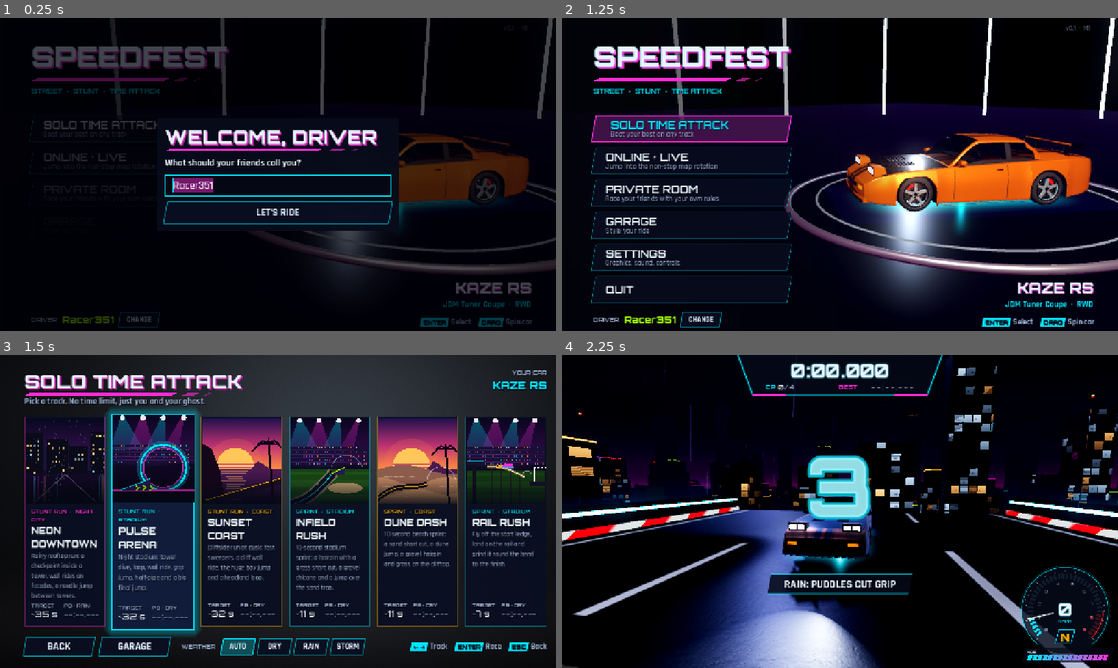
Above: before the commit, frames 1-4 (two rows, left to right).
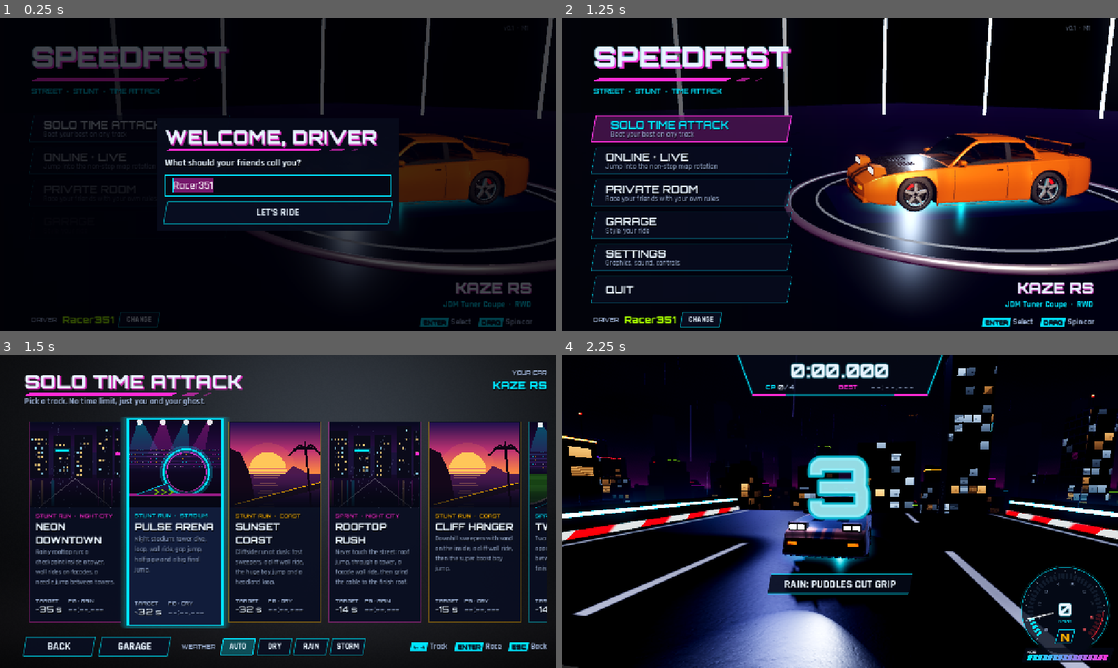
Above: after the commit, the same moments.

Repository: khanhonthetrack/speedfest
Game: Godot game, scene res://ui/main_menu.tscn
Same seed, same stepped clock (60 frames per second), same inputs: the game is played once before the commit and once after it.
Inputs (mouse positions are in pixels of both pictures, inside the frame that each line leads up to):
- Up to frame 1 (0.25 s): no input
- Up to frame 2 (1.25 s): tap Enter at 0.5 s; move the mouse to (962, 158) at 0.52 s; hold D (steer_right) from 0.53 s (still down); hold C (camera_cycle) from 0.53 s (still down); click (962, 158) at 0.67 s
- Up to frame 3 (1.5 s): release D (steer_right) at 1.25 s; release C (camera_cycle) at 1.25 s; click (127, 464) at 1.25 s
- Up to frame 4 (2.25 s): click (628, 520) at 2.02 s

Frames 1-2 are identical in both runs. In frame 3, 34% of the frame differs, in the area x 4-99%, y 17-90%; in frame 4, nothing differs.

Commit message:
tracks: four new 10-30 s maps (Rooftop Rush, Cliff Hanger, Twister, Pipe Dream), side boost pads, track select carousel, LIVE playlist with all 10 tracks
Co-Authored-By: Claude Opus 5.5 <noreply@anthropic.com>

Diff:
--- a/game/tests/tracks/test_tracks.gd
+++ b/game/tests/tracks/test_tracks.gd
@@ -14,6 +14,11 @@
 	"dunes": {"len": [300.0, 700.0], "cps": [1, 3]},
 	# start-ledge jump onto a grind rail (session 5)
 	"rails": {"len": [200.0, 500.0], "cps": [1, 2]},
+	# 10-30 s maps, one idea each (session 6)
+	"rooftop": {"len": [600.0, 1200.0], "cps": [2, 3]},
+	"cliff": {"len": [600.0, 1200.0], "cps": [2, 3]},
+	"twister": {"len": [500.0, 1000.0], "cps": [2, 3]},
+	"pipes": {"len": [600.0, 1200.0], "cps": [2, 3]},
 }
 
 var hits: Array = []
--- /dev/null
+++ b/game/tracks/defs/cliff.gd
@@ -0,0 +1,58 @@
+extends RefCounted
+## Cliff Hanger: a ~18 s downhill run on the sunset coast (owner, session 6: "more maps ... between
+## 10 and 30 s ... keep it fun, and clever").
+##  1. two downhill sweepers with SAND on the inside half: clip the sand for the short line and
+##     bog down, or stay wide on the asphalt.
+##  2. a wall ride along the cliff face above the sea.
+##  3. red super boost into the bay jump: the finish arch stands on the far headland. Not enough
+##     speed and you drop short into the water.
+## Rain: water on the outside (asphalt) lines of both sweepers; storm floods the boost run-up.
+
+
+func layout() -> Dictionary:
+	return {
+		"width": 18.0,
+		"circuit": false,
+		"platform": true,
+		"start_pos": Vector3(0, 46, 0),
+		"start_yaw": 0.0,
+		"walls": "both",
+		"wall_style": "neon",
+		"road_style": "guardrail",
+		"edge_neon": "orange",
+		"ground": "terrain",
+		"ground_y": 0.0,
+		"terrain_clearance": 14.0,
+		"lift_banks": false,
+		"kill_below": 7.0,
+		"wet": false,
+		"segments": [
+			{"s": 12}, {"start": true}, {"s": 20},
+			{"boost": 12}, {"s": 40, "w": 22.0},
+			# 1. downhill sweepers, sand on the inside half
+			{"walls": "both"},
+			{"surface": "sand", "len": 90.0, "x0": -11.0, "x1": -3.0, "at": 0.0},
+			{"puddle": 22, "w": 6.0, "x": 6.0, "at": 30.0},
+			{"t": -55, "r": 90, "bank": 14, "dy": -6.0, "w": 22.0},
+			{"surface": "sand", "len": 95.0, "x0": 3.0, "x1": 11.0, "at": 0.0},
+			{"puddle": 22, "w": 6.0, "x": -6.0, "at": 32.0},
+			{"t": 60, "r": 90, "bank": 14, "dy": -6.0, "w": 22.0},
+			{"s": 15, "w": 18.0},
+			{"walls": "both"},
+			{"cp": true},
+			{"s": 30},
+			# 2. cliff wall ride (right-hand)
+			{"walls": "both"},
+			{"wallride": 100, "r": 70, "roll": 62, "ramp": 90.0},
+			{"s": 35},
+			{"walls": "both"},
+			{"cp": true},
+			# 3. super boost into the bay jump, finish arch on the landing
+			{"puddle": 12, "w": 14.0, "x": 0.0, "at": 4.0, "storm": true},
+			{"boost": 12, "super": true},
+			{"s": 55, "w": 22.0},
+			{"walls": "both"},
+			{"jump": {"ramp": 40.0, "h": 4.5, "gap": 34.0, "land": 60.0, "drop": 6.0, "end_dy": -8.0, "finish": true}, "w": 30.0},
+			{"s": 60},
+		],
+	}
--- /dev/null
+++ b/game/tracks/defs/pipes.gd
@@ -0,0 +1,62 @@
+extends RefCounted
+## Pipe Dream: a ~16 s stadium flow run through three banked half-pipe 180s that swap direction
+## (owner, session 6: "more maps ... between 10 and 30 s ... keep it fun, and clever").
+## The trick in every pipe: the low (inside) line is short but paved with gravel; the high line up
+## the bank is clean asphalt and keeps your speed, and the side turbo pad on each exit sits on the
+## high side. Low and slidey or high and fast: pick per pipe. Ends with a jump through the finish.
+## Rain: water pools at the bottom of each pipe (the inside line gets even worse); storm adds one
+## on the last exit.
+
+
+func layout() -> Dictionary:
+	return {
+		"width": 22.0,
+		"circuit": false,
+		"platform": true,
+		"start_pos": Vector3(0, 18, 0),
+		"start_yaw": 0.0,
+		"walls": "both",
+		"wall_style": "neon",
+		"road_style": "neon",
+		"edge_neon": "cyan",
+		"ground": "arena",
+		"ground_y": 0.0,
+		"ground_collision": false,
+		"lift_banks": false,
+		"kill_below": 6.0,
+		"wet": false,
+		"segments": [
+			{"s": 12}, {"start": true}, {"s": 20},
+			{"boost": 12}, {"s": 50},
+			{"walls": "both"},
+			# pipe 1: right-hand 180, inside (right) third gravel; exit pad on the high (left) side
+			{"surface": "gravel", "len": 130.0, "x0": 4.0, "x1": 11.0, "at": 0.0},
+			{"puddle": 40, "w": 5.0, "x": 8.0, "at": 45.0},
+			{"t": 180, "r": 40, "bank": 32},
+			{"s": 12},
+			{"boost": 10, "x": -5.0, "pw": 8.0},
+			{"s": 25},
+			{"cp": true},
+			{"s": 20},
+			# pipe 2: left-hand 180, inside (left) third gravel; exit pad on the high (right) side
+			{"surface": "gravel", "len": 130.0, "x0": -11.0, "x1": -4.0, "at": 0.0},
+			{"puddle": 40, "w": 5.0, "x": -8.0, "at": 45.0},
+			{"t": -180, "r": 40, "bank": 32},
+			{"s": 12},
+			{"boost": 10, "x": 5.0, "pw": 8.0},
+			{"s": 25},
+			{"cp": true},
+			{"s": 20},
+			# pipe 3: right-hand 180 again, tighter
+			{"surface": "gravel", "len": 115.0, "x0": 4.0, "x1": 11.0, "at": 0.0},
+			{"puddle": 36, "w": 5.0, "x": 8.0, "at": 40.0},
+			{"t": 180, "r": 36, "bank": 34},
+			{"s": 12},
+			{"boost": 10, "x": -5.0, "pw": 8.0},
+			{"puddle": 14, "w": 10.0, "x": 3.0, "at": 2.0, "storm": true},
+			{"s": 45, "w": 24.0},
+			{"walls": "both"},
+			{"jump": {"ramp": 36.0, "h": 4.0, "gap": 22.0, "land": 55.0, "drop": 2.0, "end_dy": -2.0, "finish": true}, "w": 28.0},
+			{"s": 50},
+		],
+	}
--- /dev/null
+++ b/game/tracks/defs/rooftop.gd
@@ -0,0 +1,64 @@
+extends RefCounted
+## Rooftop Rush: a ~18 s rooftop sprint in the neon city (owner, session 6: "more maps ... between
+## 10 and 30 s ... keep it fun, and clever"). Never touch the street:
+##  1. helipad start -> turbo -> drop jump onto the next roof.
+##  2. straight THROUGH a tower (checkpoint inside), out into a left wall ride along a facade.
+##  3. the cable: the last roof ends in an open ledge with a grind rail strung across to the finish
+##     tower. Leave the ledge straight (the deck narrows to line you up), land on the cable, ride it
+##     down and hop off onto the finish roof. Miss it and you fall to the street.
+## Rain (default): a pool on the landing roof and puddles on both sides of the run-up to the cable.
+
+
+func layout() -> Dictionary:
+	return {
+		"width": 18.0,
+		"circuit": false,
+		"platform": true,
+		"start_pos": Vector3(0, 62, 0),
+		"start_yaw": 0.0,
+		"walls": "both",
+		"wall_style": "neon",
+		"road_style": "concrete",
+		"edge_neon": "magenta",
+		"ground": "none",
+		"ground_y": 0.0,
+		"lift_banks": false,
+		"kill_below": 7.0,
+		"wet": true,
+		"segments": [
+			# 1. helipad roof, turbo, drop jump onto the next roof
+			{"building": "roof", "len": 90.0, "at": 0.0, "margin": 7.0},
+			{"s": 12}, {"start": true}, {"s": 20},
+			{"boost": 12}, {"s": 45, "w": 22.0},
+			{"building": "roof", "len": 36.0, "at": 0.0, "margin": 5.0},
+			{"building": "roof", "len": 90.0, "at": 84.0, "margin": 6.0},
+			{"jump": {"ramp": 36.0, "h": 3.0, "gap": 26.0, "land": 60.0, "drop": 4.0, "end_dy": -6.0, "check_kmh": 200.0}, "w": 24.0},
+			{"puddle": 14, "w": 8.0, "x": 4.5, "at": 2.0},
+			{"s": 20, "w": 18.0},
+			# 2. through the tower (checkpoint inside), then a left wall ride along a facade
+			{"building": "through", "len": 50.0, "at": 0.0, "sign": "SKYLINE", "margin": 12.0, "height": 46.0},
+			{"s": 25},
+			{"cp": true},
+			{"s": 25},
+			{"s": 20},
+			{"walls": "both"},
+			{"building": "facade", "side": "right", "len": 135.0, "at": 0.0, "gap": 1.4, "height": 28.0},
+			{"wallride": -110, "r": 66, "roll": 62, "ramp": 85.0},
+			{"s": 30},
+			{"walls": "both"},
+			{"cp": true},
+			# 3. the cable: last roof, open ledge, grind rail across to the finish tower
+			{"building": "roof", "len": 92.0, "at": 0.0, "margin": 5.0},
+			{"puddle": 14, "w": 4.5, "x": -4.5, "at": 30.0},
+			{"puddle": 12, "w": 4.0, "x": 4.0, "at": 52.0},
+			{"s": 55},
+			{"s": 30, "w": 12.0},
+			{"s": 7, "dy": -1.0, "nodeck": true},
+			{"s": 55, "dy": -3.0, "rail": true},
+			{"s": 12, "dy": -1.4, "nodeck": true},
+			{"building": "roof", "len": 80.0, "at": 0.0, "margin": 6.0},
+			{"s": 6, "w": 18.0},
+			{"finish": true},
+			{"s": 60},
+		],
+	}
--- /dev/null
+++ b/game/tracks/defs/twister.gd
@@ -0,0 +1,58 @@
+extends RefCounted
+## Twister: a ~14 s stadium sprint built around two loops that twist opposite ways (owner, session 6:
+## "more maps ... between 10 and 30 s ... keep it fun, and clever").
+##  1. turbo into a banked right 90 whose inside half is grass: cut it (less grip, a little drag)
+##     or stay on the asphalt.
+##  2. the twister: a loop that drifts right, a short breather, then a loop that drifts left. Too
+##     slow and you fall out of the first. Between them a small turbo pad sits on the LEFT half only:
+##     line up for it on the loop exit and you carry extra speed through the second loop and the jump.
+##  3. out of the second loop straight onto a kicker: jump through the finish arch.
+## Rain: a pool on the outside of the banked 90 (the grass cut is the safer call) and between the
+## loops; storm floods the run-out before the kicker.
+
+
+func layout() -> Dictionary:
+	return {
+		"width": 18.0,
+		"circuit": false,
+		"platform": true,
+		"start_pos": Vector3(0, 22, 0),
+		"start_yaw": 0.0,
+		"walls": "both",
+		"wall_style": "neon",
+		"road_style": "neon",
+		"edge_neon": "magenta",
+		"ground": "arena",
+		"ground_y": 0.0,
+		"ground_collision": false,
+		"lift_banks": false,
+		"kill_below": 6.0,
+		"wet": false,
+		"segments": [
+			{"s": 12}, {"start": true}, {"s": 20},
+			{"boost": 12}, {"s": 45, "w": 26.0},
+			# 1. banked right 90: grass inside (right) half
+			{"surface": "grass", "len": 75.0, "x0": 2.0, "x1": 13.0, "at": 0.0},
+			{"puddle": 16, "w": 7.0, "x": -8.0, "at": 22.0},
+			{"t": 90, "r": 45, "bank": 24, "w": 26.0},
+			{"s": 25, "w": 18.0},
+			{"cp": true},
+			{"s": 20},
+			{"boost": 12},
+			{"s": 45, "w": 16.0},
+			# 2. the twister: right-drifting loop, breather, left-drifting loop
+			{"loop": 19.0, "shift": 16.0},
+			{"s": 14, "w": 18.0},
+			{"puddle": 12, "w": 7.0, "x": 4.0, "at": 2.0},
+			{"boost": 8, "x": -4.5, "pw": 6.0},
+			{"s": 26, "w": 16.0},
+			{"loop": 19.0, "shift": -16.0},
+			{"s": 30, "w": 20.0},
+			{"cp": true},
+			{"puddle": 12, "w": 12.0, "x": 0.0, "at": 6.0, "storm": true},
+			{"s": 25, "w": 22.0},
+			# 3. kicker through the finish arch
+			{"jump": {"ramp": 34.0, "h": 4.0, "gap": 22.0, "land": 55.0, "drop": 2.0, "end_dy": -2.0, "finish": true}, "w": 26.0},
+			{"s": 50},
+		],
+	}
--- a/game/tracks/track.gd
+++ b/game/tracks/track.gd
@@ -371,13 +371,16 @@
 		var len: float = b["len"]
 		var mid := path.sample_transform(d0 + len * 0.5)
 		var pw := minf(path.width_at(d0) - 4.0, 9.0)
+		if float(b.get("pw", 0.0)) > 0.0:
+			pw = float(b["pw"])
+		var px := float(b.get("x", 0.0))   # side pads: a line choice (session 6)
 		var acc := TrackBuilder.Acc.new()
 		var ds := TrackBuilder.ring_ds(d0, d0 + len, 1.0)
 		var frames: Array[Transform3D] = []
 		var prof: Array = []
 		for dd in ds:
 			var f := path.sample_transform(dd)
-			frames.append(Transform3D(f.basis, f.origin + f.basis.y * 0.03))
+			frames.append(Transform3D(f.basis, f.origin + f.basis.y * 0.03 + f.basis.x * px))
 			prof.append(PackedVector2Array([Vector2(-pw * 0.5, 0), Vector2(pw * 0.5, 0)]))
 		var dsl := PackedFloat32Array()
 		for dd in ds:
@@ -400,7 +403,7 @@
 		area.collision_layer = TrackBuilder.LAYER_TRIGGER
 		area.collision_mask = TrackBuilder.MASK_CAR
 		area.monitorable = false
-		area.transform = mid
+		area.transform = Transform3D(mid.basis, mid.origin + mid.basis.x * px)
 		var cs := CollisionShape3D.new()
 		var box := BoxShape3D.new()
 		box.size = Vector3(pw, 3.0, len)
--- a/game/tracks/track_builder.gd
+++ b/game/tracks/track_builder.gd
@@ -12,7 +12,8 @@
 ##   {"hermite": [Vector3 end, yaw_deg], "len_scale": 1.0}  smooth connector to a pose
 ##   {"close": true}                     circuits: smooth connector back to the start pose
 ## Markers (zero length): {"cp": true}, {"start": true}, {"finish": true},
-##   {"boost": 10} (pad length), {"zone": "tunnel", "on": true/false}, {"walls": "both"|"left"|"right"|"none"},
+##   {"boost": 10} (pad length; optional "x" lateral offset m (+ right), "pw" pad width m, "super": true),
+##   {"zone": "tunnel", "on": true/false}, {"walls": "both"|"left"|"right"|"none"},
 ##   {"puddle": 14, "w": 7, "x": -4, "at": 0, "storm": false} (weather puddle, see res://weather/weather.gd)
 ##   {"surface": "grass"|"gravel"|"sand", "len": 60, "x0": -9, "x1": 2, "at": 0} (ground patch on the
 ##     road from at..at+len, lateral x0..x1 m (+ right); grip and drag in res://weather/track_surface.gd)
@@ -103,7 +104,8 @@
 		if s.has("boost"):
 			var sup: bool = s.get("super", false)
 			boosts.append({"d": d0, "len": float(s["boost"]), "super": sup,
-				"accel": float(s.get("accel", 26.0 if sup else 20.0)), "dur": float(s.get("dur", 1.6 if sup else 1.3))})
+				"accel": float(s.get("accel", 26.0 if sup else 20.0)), "dur": float(s.get("dur", 1.6 if sup else 1.3)),
+				"x": float(s.get("x", 0.0)), "pw": float(s.get("pw", 0.0))})
 			zones.append({"from": d0 - 2.0, "to": d0 + float(s["boost"]) + 2.0, "kind": "boost"})
 			continue
 		if s.has("puddle"):
--- a/game/tracks/track_defs.gd
+++ b/game/tracks/track_defs.gd
@@ -3,8 +3,9 @@
 ## Static metadata for the tracks. Layouts live in res://tracks/defs/<id>.gd.
 ## infield / dunes: ~10 s sprints that use grass, gravel and sand (owner, session 4).
 ## rails: short stadium map with a start-ledge jump onto a grind rail (owner, session 5).
+## rooftop / cliff / twister / pipes: 10-30 s maps, one clever idea each (owner, session 6).
 
-const IDS: Array[String] = ["downtown", "arena", "coast", "infield", "dunes", "rails"]
+const IDS: Array[String] = ["downtown", "arena", "coast", "rooftop", "cliff", "twister", "pipes", "infield", "dunes", "rails"]
 
 const DEFS := {
 	"downtown": {
@@ -52,6 +53,42 @@
 		"target_s": 11,
 		"weather": "dry",
 	},
+	"rooftop": {
+		"name": "Rooftop Rush",
+		"short": "Rooftops",
+		"theme": "city",
+		"circuit": false,
+		"blurb": "Never touch the street: roof jump, through a tower, a facade wall ride, then grind the cable to the finish roof.",
+		"target_s": 14,
+		"weather": "rain",
+	},
+	"cliff": {
+		"name": "Cliff Hanger",
+		"short": "Cliff",
+		"theme": "coast",
+		"circuit": false,
+		"blurb": "Downhill sweepers with sand on the inside, a cliff wall ride, then the super boost bay jump.",
+		"target_s": 15,
+		"weather": "dry",
+	},
+	"twister": {
+		"name": "Twister",
+		"short": "Twister",
+		"theme": "arena",
+		"circuit": false,
+		"blurb": "Two loops that twist opposite ways, a side turbo between them, out onto the finish jump.",
+		"target_s": 14,
+		"weather": "dry",
+	},
+	"pipes": {
+		"name": "Pipe Dream",
+		"short": "Pipes",
+		"theme": "arena",
+		"circuit": false,
+		"blurb": "Three banked half-pipes: low and gravelly or high and fast. The side turbos reward the high line.",
+		"target_s": 18,
+		"weather": "dry",
+	},
 	"rails": {
 		"name": "Rail Rush",
 		"short": "Rails",
--- a/game/ui/track_select.gd
+++ b/game/ui/track_select.gd
@@ -1,6 +1,7 @@
 extends Control
-## Solo track select: one card per track (art, name, theme, blurb, target time, your PB). Six cards
-## fit a 1280-wide screen; short maps (target under 15 s) are tagged SPRINT, the rest STUNT RUN.
+## Solo track select: one card per track (art, name, theme, blurb, target time, your PB) in a
+## horizontal carousel that follows focus (mouse wheel scrolls it); short maps (target under 15 s)
+## are tagged SPRINT, the rest STUNT RUN.
 ## Enter/click starts Game.start_solo(id). Esc goes back to the main menu.
 
 const THEME_NAMES := {"city": "NIGHT CITY", "arena": "STADIUM", "coast": "COAST"}
@@ -67,10 +68,30 @@
 	top.add_child(carbox)
 	col.add_child(top)
 
+	# a carousel: the row scrolls with the focused card (10+ tracks since session 6)
+	var scroll := ScrollContainer.new()
+	scroll.size_flags_vertical = Control.SIZE_EXPAND_FILL
+	scroll.vertical_scroll_mode = ScrollContainer.SCROLL_MODE_DISABLED
+	scroll.horizontal_scroll_mode = ScrollContainer.SCROLL_MODE_SHOW_NEVER
+	scroll.follow_focus = true
+	scroll.gui_input.connect(func(e: InputEvent) -> void:
+		var mb := e as InputEventMouseButton
+		if mb and mb.pressed and mb.button_index in [MOUSE_BUTTON_WHEEL_UP, MOUSE_BUTTON_WHEEL_DOWN]:
+			scroll.scroll_horizontal += 160 if mb.button_index == MOUSE_BUTTON_WHEEL_DOWN else -160
+			scroll.accept_event())
+	col.add_child(scroll)
 	var row := HBoxContainer.new()
 	row.add_theme_constant_override("separation", 16)
 	row.size_flags_vertical = Control.SIZE_EXPAND_FILL
-	col.add_child(row)
+	row.size_flags_horizontal = Control.SIZE_EXPAND_FILL
+	# room for the focused card's 3% grow and glow
+	var pad := MarginContainer.new()
+	pad.size_flags_vertical = Control.SIZE_EXPAND_FILL
+	pad.size_flags_horizontal = Control.SIZE_EXPAND_FILL
+	for side in ["left", "right", "top", "bottom"]:
+		pad.add_theme_constant_override("margin_" + side, 10)
+	pad.add_child(row)
+	scroll.add_child(pad)
 	for id in TrackDefs.IDS:
 		var c := _card(id)
 		row.add_child(c)
@@ -112,9 +133,8 @@
 	var th := String(d["theme"])
 	var accent: Color = THEME_COLORS.get(th, UITheme.CYAN)
 	var b := Button.new()
-	b.size_flags_horizontal = Control.SIZE_EXPAND_FILL
 	b.focus_mode = Control.FOCUS_ALL
-	b.custom_minimum_size = Vector2(166, 420)
+	b.custom_minimum_size = Vector2(214, 410)
 	var normal := UITheme.panel_style(Color(UITheme.PANEL, 0.92), Color(accent, 0.35), 2, 0.0)
 	var hot := UITheme.panel_style(Color(UITheme.PANEL_LIGHT, 0.96), accent, 3, 0.0)
 	hot.shadow_color = Color(accent, 0.35)
Not shown, changed: docs/DESIGN.md
Not shown, changed: docs/PLAN.md
Not shown, changed: docs/PROGRESS.md
Not shown, changed: docs/modules/tracks.md
Not shown, changed: server/lib/rotation.js
